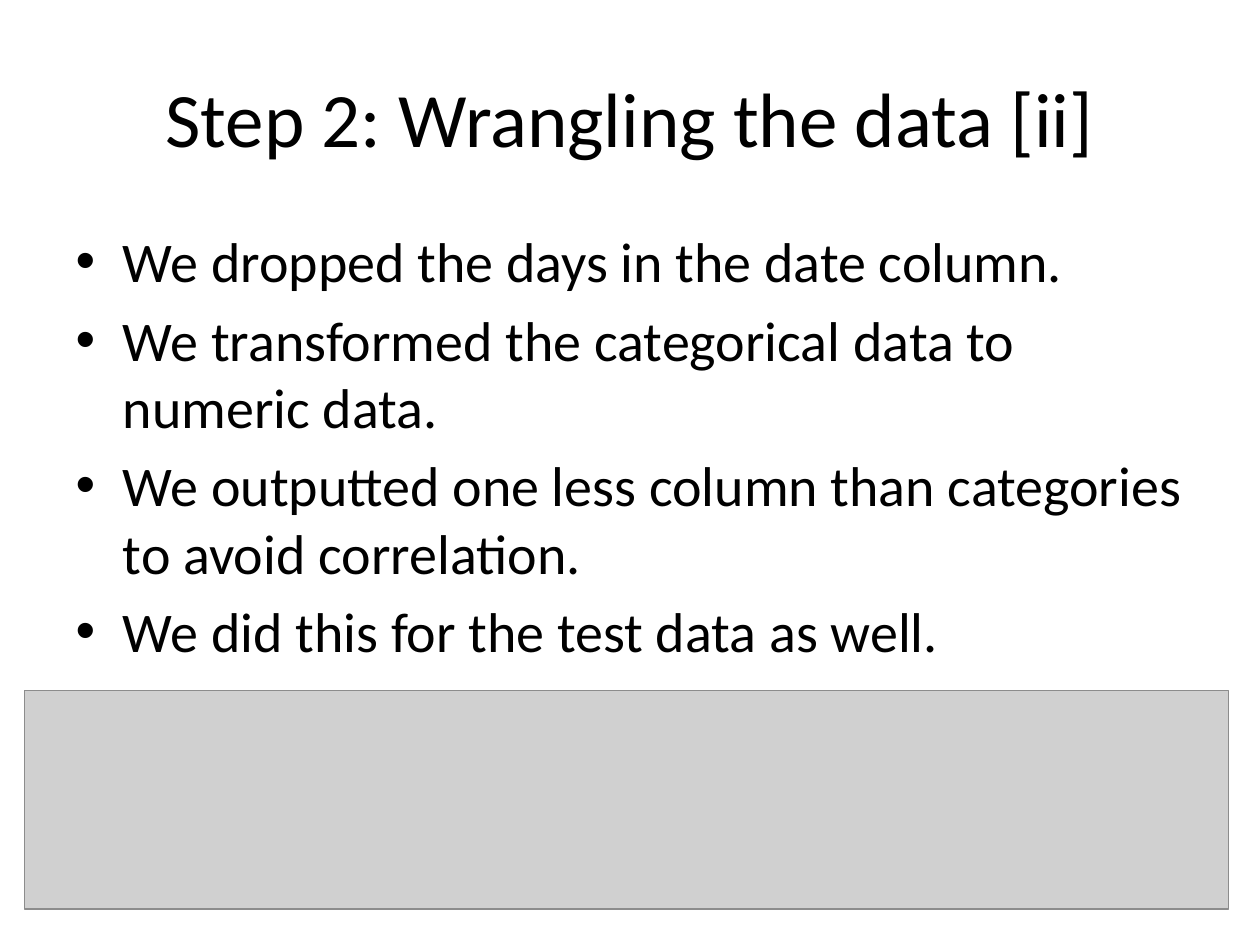
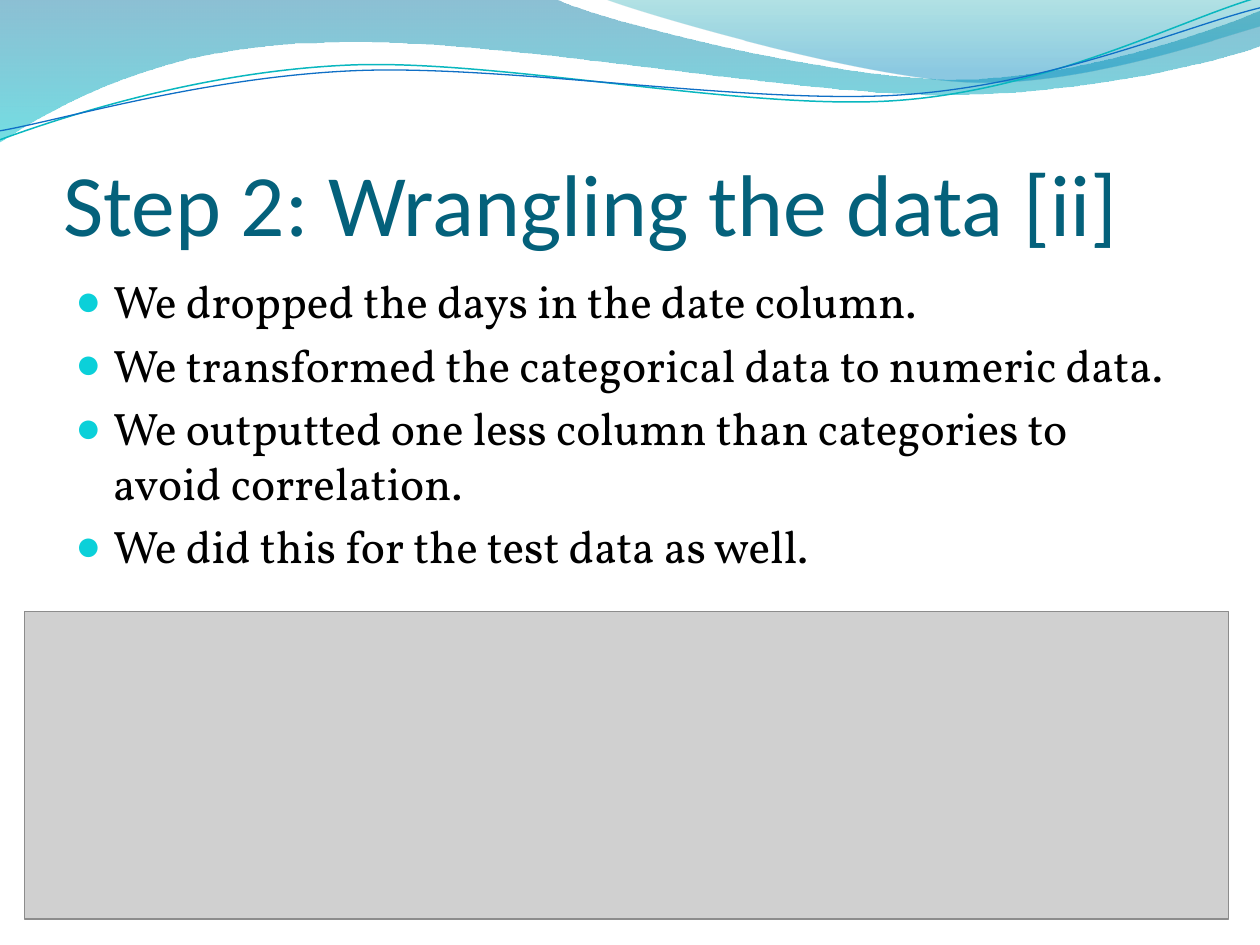
Before and after one commit to lkrump7/regression-apples-predict-api-template, a slide deck: slide 18 of What will the apples cost.pptx. Drawn at 1260x945 pixels with LibreOffice and Linux fonts; fonts in the diff are those of the drawing; grey boxes stand for pictures; background and template pictures are left out. Boxes give left, top, right and bottom in pixels: in the first picture for what was removed or moved away, otherwise in the second. Text is boxed around its words. In the diff, an @@ line names an element or a change of style, - is before the commit and + after.

```diff
--- a/What will the apples cost.pptx
+++ b/What will the apples cost.pptx
@@ freeform shape added at [0,0,1260,142], fill gradient #0074A1 to #00C6CF @@
@@ freeform shape added at [0,0,1260,147], outline #0AB8BF 0.85 pt @@
@@ freeform shape added at [0,8,1260,141], outline #0F6FC6 0.75 pt @@
@@ freeform shape added at [604,0,1260,87], fill gradient #00A1A9 to #008BBF @@
@@ title "Step 2: Wrangling the data ...": place and size @@
-title "Step 2: Wrangling the data ..." at [165,91,1093,161]
+title "Step 2: Wrangling the data ..." at [63,172,1118,251]
@@ title "Step 2: Wrangling the data ..." at [63,172,1118,251]: size 44 to 50 pt, text colour #000000 to #04617B; alignment centre to left; vertical alignment middle to bottom @@
@@ text "We dropped the days in ...": place and size @@
-text "We dropped the days in ..." at [123,243,1181,653]
+text "We dropped the days in ..." at [113,285,1163,564]
@@ text "We dropped the days in ..." at [113,285,1163,564]: size 32 to 26 pt, font Calibri to Vollkorn; bullet • to ●; less space between paragraphs @@
@@ picture: place and size @@
-picture at [25,690,1230,908]
+picture at [25,611,1230,919]
```
Also in this commit, not shown: 23 other slides changed, 6 slides added.
